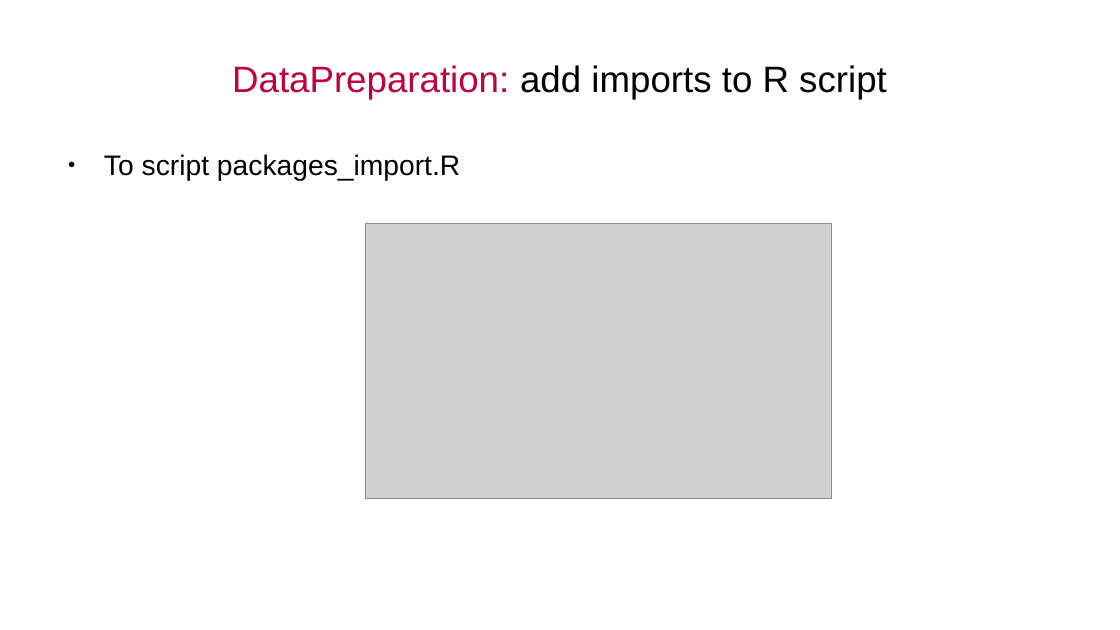
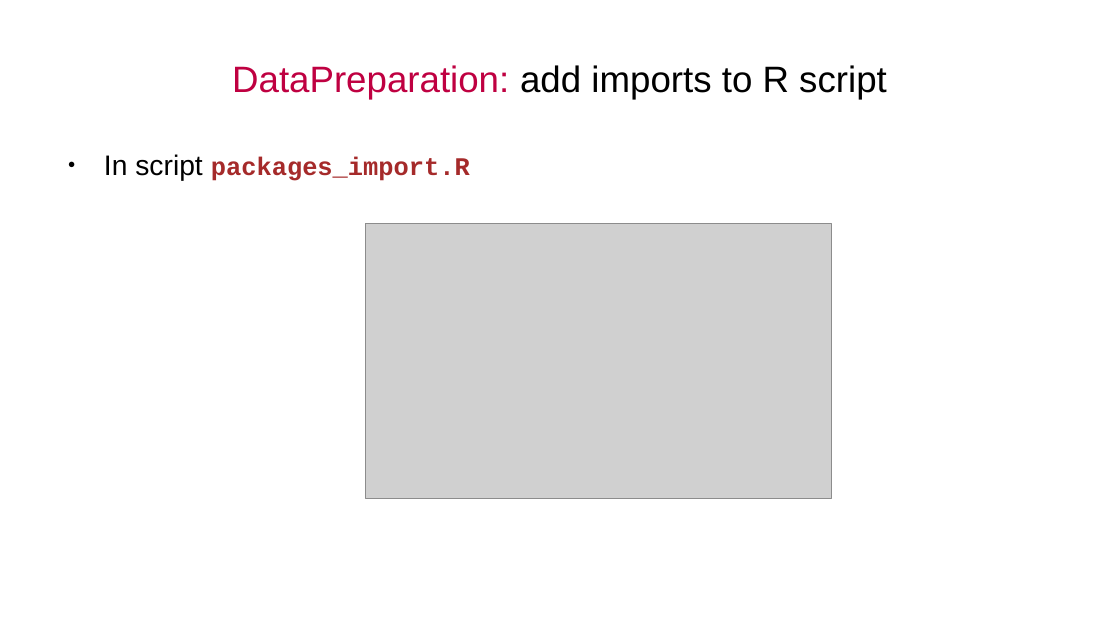
Before and after one commit to f0nzie/keras_and_shiny-tutorial, a slide deck: slide 11 of keras_and_shiny-tutorial.odp (slide 10 before the commit). Drawn at 1120x630 pixels with LibreOffice and Linux fonts; fonts in the diff are those of the drawing; grey boxes stand for pictures. Boxes give left, top, right and bottom in pixels: in the first picture for what was removed or moved away, otherwise in the second. Text is boxed around its words. In the diff, an @@ line names an element or a change of style, - is before the commit and + after.

```diff
--- a/keras_and_shiny-tutorial.odp
+++ b/keras_and_shiny-tutorial.odp
@@ text at bbox=[104, 154, 470, 181]: text changed; size 20 to 18 pt; font Arial to Courier New; text colour #000000 to #A52A2A; bold on @@
-● To script packages_import.R
+● In script packages_import.R
```
Also in this commit, not shown: 16 other slides changed, 2 slides added, 1 slide removed, 11 other files.
